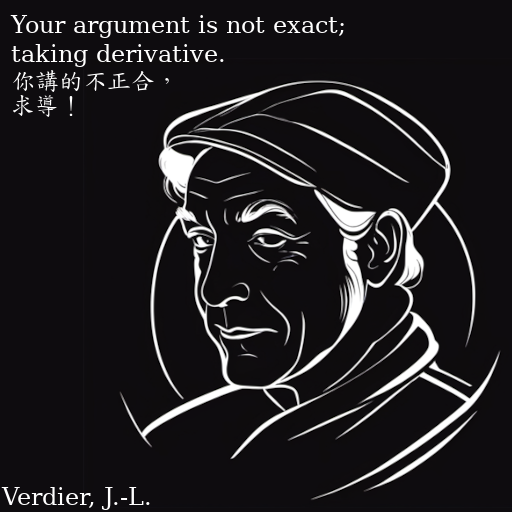
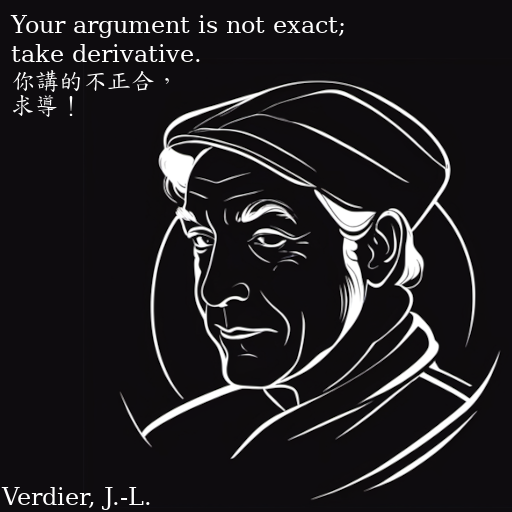
Layered file, before and after one edit (w=512, h=512). Changes by layer:
painted on "Your argument is not exact; ..." over [50, 44, 224, 67]
